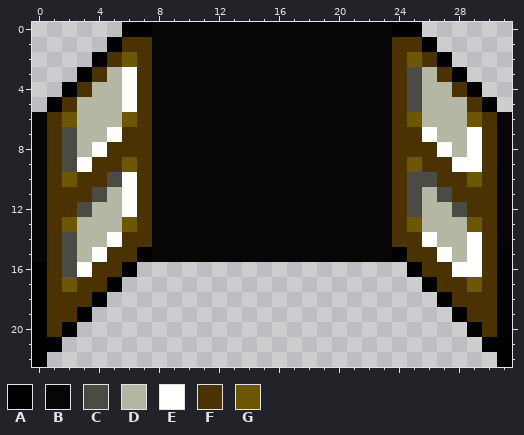
Edited in one commit: pixel-art sprite (Dam/Assets.xcassets/openWindow.imageset/openWindow.png). Above is the file before it was changed.
The file is 32x32 pixels. Colours within 5 levels of each other are drawn and written as one. The old version is drawn lined up with the new one, on the new canvas.
Palette (. is transparent): A #000000  B #060606  C #4b4b44  D #b4b7a4  E #fffffd  F #4a3203  G #6d5604
Pixels before, first column x 0:
 0 ......AABBBBBBBBBBBBBBBBAA......
 1 .....AFFBBBBBBBBBBBBBBBBFFA.....
 2 ....AFGFBBBBBBBBBBBBBBBBFGFA....
 3 ...AFDEFBBBBBBBBBBBBBBBBFCDFA...
 4 ..AFDDEFBBBBBBBBBBBBBBBBFCDDFA..
 5 .AFDDDEFBBBBBBBBBBBBBBBBFCDDDFA.
 6 BFGDDDGFBBBBBBBBBBBBBBBBFGDDDGFB
 7 BFCDDEFFBBBBBBBBBBBBBBBBFFEDDEFB
 8 BFCDEFFFBBBBBBBBBBBBBBBBFFFEDEFB
 9 BFCEFFGFBBBBBBBBBBBBBBBBFGFFEEFB
10 BFGFFCEFBBBBBBBBBBBBBBBBFCCFFGFB
11 BFFFCDEFBBBBBBBBBBBBBBBBFCDCFFFB
12 BFFCDDEFBBBBBBBBBBBBBBBBFCDDCFFB
13 BFGDDDGFBBBBBBBBBBBBBBBBFGDDDGFB
14 BFCDDEFFBBBBBBBBBBBBBBBBFFEDDEFB
15 BFCDEFFABBBBBBBBBBBBBBBBAFFEDEFA
16 AFCEFFA..................AFFEEFA
17 AFGFFA....................AFFGFA
18 AFFFA......................AFFFA
19 AFFA........................AFFA
20 AFA..........................AFA
21 AA............................AA
22 A..............................A
After the commit:
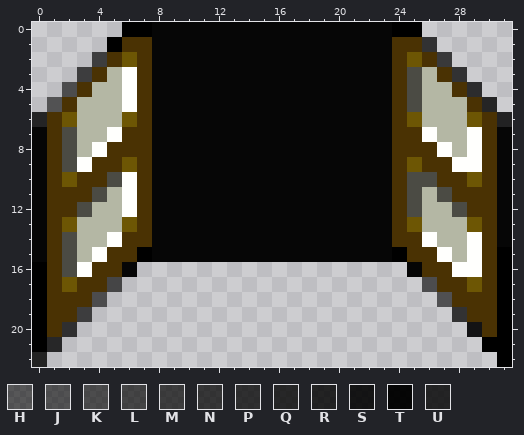
Colours new in this view: H #00000093  J #00000099  K #000000a0  L #000000a9  M #000000b3  N #000000bc  P #000000c4  Q #000000ce  R #000000d4  S #000000e5  T #000000f8  U #060606d8
From the commit log: Working game Crack don't appear on/near windows
The edit:
canvas 32x32 -> 32x23, the old top-left corner now at 0,-8 (the part of the old canvas that was cut away was empty and is not shown)
Changed rows in their new state; - is an unchanged pixel.
first column x 0:
 1 --------------------------N-----
 2 ----M----------------------M----
 3 ---M------------------------N---
 4 --K--------------------------P--
 5 -J----------------------------Q-
 6 U------------------------------U
first column x 0:
16 ------T------------------T----
17 -----L--------------------J---
18 ----K----------------------H--
19 ---M------------------------N-
20 --P--------------------------S
21 -Q----------------------------
22 R-----------------------------
Boxes around the changes in both pictures, in picture pixels (x1, y1, x2, y2):
changed: (422, 37, 512, 127)
changed: (32, 52, 107, 127)
changed: (32, 262, 137, 367)
changed: (407, 262, 482, 337)
